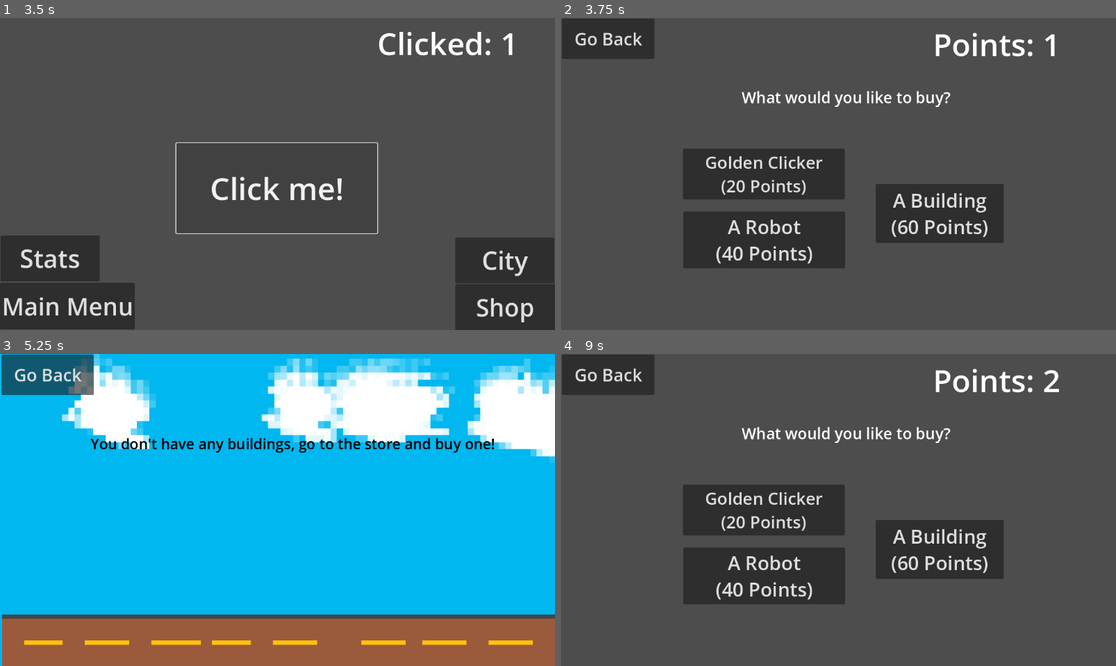
Above: before the commit, frames 1-4 (two rows, left to right).
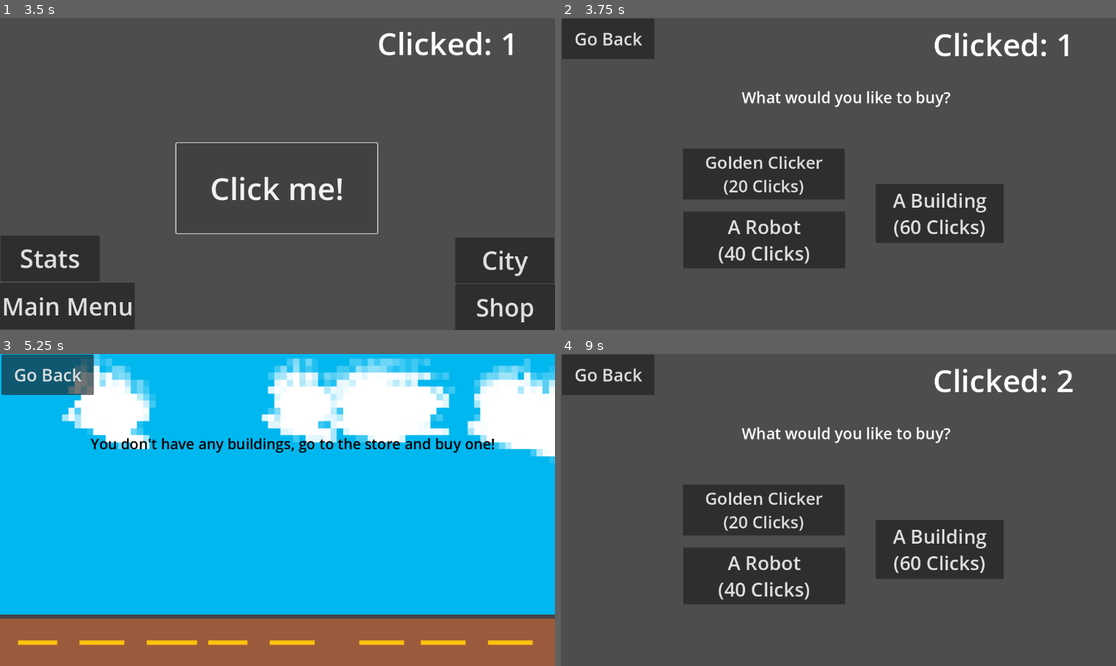
Above: after the commit, the same moments.

Repository: NotTacos2/interface-clicker
Game: Godot game, scene res://mainmenu.tscn
Two runs of this game, one before a commit and one after it. Both use one fixed random seed, a clock stepped at 60 frames per second and the inputs below.
Inputs:
- Up to frame 1 (3.5 s): click "Settings" at 0.5 s; click "Reset Save" at 1.25 s; click "Play" at 2 s; click "Click me!" at 2.75 s
- Up to frame 2 (3.75 s): click "Shop" at 3.5 s
- Up to frame 3 (5.25 s): click "Go Back" at 4.25 s; click "City" at 5 s
- Up to frame 4 (9 s): click "Go Back" at 5.75 s; click "Stats" at 6.5 s; click "Go Back" at 7.25 s; click "Click me!" at 8 s; click "Shop" at 8.75 s

Frame 1 is identical in both runs. In frame 2, 2.3% of the frame differs, in the area x 27-92%, y 4-79%; in frame 3, 0.2%; in frame 4, 2.3%, in the area x 27-93%, y 4-79%.

Commit message:
refactor

Diff:
--- a/cities.gd
+++ b/cities.gd
@@ -6,7 +6,6 @@
 var gain = 0
 var loss = 0
 var amount = 0
-var newamount = 0
 
 # Called when the node enters the scene tree for the first time.
 func _ready() -> void:
@@ -14,6 +13,7 @@
 	$city.visible = false
 	$Label2.visible = false
 	$Button.visible = false
+	$Stock.visible = false
 	var save = config.load("user://clicker.cfg")
 	if save == OK:
 		city = config.get_value("player", "city")
@@ -59,8 +59,8 @@
 		profit = config.get_value("player", "profit")
 
 	if city == 1:
-		newamount = amount + profit
-		config.set_value("player", "score", newamount)
+		amount += profit
+		config.set_value("player", "score", amount)
 		profit = 0
 		config.set_value("player", "profit", profit)
 	config.save("user://clicker.cfg")
--- a/cities.tscn
+++ b/cities.tscn
@@ -1,9 +1,10 @@
-[gd_scene load_steps=5 format=3 uid="uid://cwu8s22ug5ugt"]
+[gd_scene load_steps=6 format=3 uid="uid://cwu8s22ug5ugt"]
 
 [ext_resource type="Script" uid="uid://b63jdxmgffjlo" path="res://cities.gd" id="1_q6ia6"]
 [ext_resource type="Texture2D" uid="uid://16ryr1n1bmox" path="res://city.png" id="2_37aek"]
 [ext_resource type="Texture2D" uid="uid://wxja38d5is1k" path="res://sky.png" id="3_amjoe"]
 [ext_resource type="Texture2D" uid="uid://bfskx4e78cuwb" path="res://cityroad.png" id="4_21cra"]
+[ext_resource type="Texture2D" uid="uid://briyewgi5k42c" path="res://stock.png" id="5_63qm5"]
 
 [node name="Cities" type="Control"]
 layout_mode = 3
@@ -71,6 +72,11 @@
 texture = ExtResource("3_amjoe")
 
 [node name="Cityroad" type="Sprite2D" parent="."]
-position = Vector2(578, 198.00002)
-scale = Vector2(0.7176562, 0.5637499)
+position = Vector2(571.5625, 198.00002)
+scale = Vector2(0.72570306, 0.5637499)
 texture = ExtResource("4_21cra")
+
+[node name="Stock" type="Sprite2D" parent="."]
+position = Vector2(701, 409.625)
+scale = Vector2(0.3440246, 0.32248974)
+texture = ExtResource("5_63qm5")
--- a/citymanage.gd
+++ b/citymanage.gd
@@ -6,17 +6,20 @@
 
 # Called when the node enters the scene tree for the first time.
 func _ready() -> void:
+	var save = config.load("user://clicker.cfg")
+	if save == OK:
+		city = config.get_value("player", "city")
+		amount = config.get_value("player", "score")
 	$Button.pressed.connect(_goback)
 	$Button2.pressed.connect(_sellbuilding)
+	$Button3.visible = false
+	if city == 1:
+		$Button3.visible = true
 
 func _goback():
 	get_tree().change_scene_to_file("res://shop.tscn")
 
 func _sellbuilding():
-	var save = config.load("user://clicker.cfg")
-	if save == OK:
-		city = config.get_value("player", "city")
-		amount = config.get_value("player", "score")
 	if city == 1:
 		amount += 60
 		city -= 1
@@ -24,3 +27,13 @@
 		config.set_value("player", "city", city)
 		config.save("user://clicker.cfg")
 	get_tree().change_scene_to_file("res://shop.tscn")
+
+func _buystock():
+	if amount < 100:
+		$Button4.text = "You don't have any money to buy this"
+		return
+	amount -= 100
+	config.set_value("player", "score", amount)
+	config.set_value("player", "city", 2)
+	config.save("user://clicker.cfg")
+	$Label2.text = "Clicks: " + str(amount)
--- a/citymanage.tscn
+++ b/citymanage.tscn
@@ -22,9 +22,28 @@
 
 [node name="Button2" type="Button" parent="."]
 layout_mode = 0
-offset_left = 406.0
-offset_top = 307.0
-offset_right = 768.0
-offset_bottom = 429.0
+offset_left = 403.0
+offset_top = 217.0
+offset_right = 765.0
+offset_bottom = 339.0
 theme_override_font_sizes/font_size = 48
 text = "Sell Building #1"
+
+[node name="Label2" type="Label" parent="."]
+layout_mode = 0
+offset_left = 706.0
+offset_top = 3.0
+offset_right = 1314.0
+offset_bottom = 99.0
+theme_override_font_sizes/font_size = 64
+text = "Clicked: 0"
+
+[node name="Button3" type="Button" parent="."]
+layout_mode = 0
+offset_left = 313.0
+offset_top = 373.0
+offset_right = 860.0
+offset_bottom = 482.0
+theme_override_font_sizes/font_size = 48
+text = "Buy a Stock Building #2
+$100"
--- a/settings.gd
+++ b/settings.gd
@@ -17,6 +17,7 @@
 	config.set_value("player", "city", 0)
 	config.set_value("player", "profit", 0)
 	config.set_value("player", "totalscore", 0)
+	config.set_value("player", "totalspent", 0)
 	config.set_value("player", "clicked", 0)
 	config.set_value("player", "profittotal", 0)
 	config.set_value("player", "profitloss", 0)
--- a/shop.gd
+++ b/shop.gd
@@ -2,7 +2,6 @@
 
 var config = ConfigFile.new()
 var amount = 0
-var newamount = 0
 var item = 0
 var robot = 0
 var city = 0
@@ -17,20 +16,20 @@
 		city = config.get_value("player", "city")
 	if item >= 1:
 		$Button2.text = "Golden Clicker V2
-		                 (40 Points)"
+		                 (40 Clicks)"
 	if robot >= 1:
 		$Button3.text = "Upgrade Robot
-		                 (60 Points)"
-	if city == 1:
+		                 (60 Clicks)"
+	if city >= 1:
 		$Button4.text = "Manage Buildings"
 	$Button.pressed.connect(_goback)
 	$Button2.pressed.connect(_buygolden)
 	$Button3.pressed.connect(_buyrobot)
-	if city == 1:
+	if city >= 1:
 		$Button4.pressed.connect(_managecity)
 	else:
 		$Button4.pressed.connect(_buycity)
-	$Label2.text = "Points: " + str(amount)
+	$Label2.text = "Clicked: " + str(amount)
 
 func _goback():
 	get_tree().change_scene_to_file("res://control.tscn")
@@ -50,18 +49,18 @@
 		$Button2.text = "You don't have any money to buy this"
 		return
 	if item == 1:
-		newamount = amount - 40
+		amount -= 40
 	else:
-		newamount = amount - 20
-	config.set_value("player", "score", newamount)
+		amount -= 20
+	config.set_value("player", "score", amount)
 	if item == 1:
 		config.set_value("player", "golditem", 2)
 	else:
 		config.set_value("player", "golditem", 1)
 	config.save("user://clicker.cfg")
 	$Button2.text = "Golden Clicker V2
-		                 (40 Points)"
-	$Label2.text = "Points: " + str(newamount)
+		                 (40 Clicks)"
+	$Label2.text = "Clicked: " + str(amount)
 
 func _buycity():
 	var save = config.load("user://clicker.cfg")
@@ -74,11 +73,11 @@
 	if city == 1:
 		$Button4.text = "You already have this"
 		return
-	newamount = amount - 60
-	config.set_value("player", "score", newamount)
+	amount -= 60
+	config.set_value("player", "score", amount)
 	config.set_value("player", "city", 1)
 	config.save("user://clicker.cfg")
-	$Label2.text = "Points: " + str(newamount)
+	$Label2.text = "Clicked: " + str(amount)
 
 func _managecity():
 	get_tree().change_scene_to_file("res://citymanage.tscn")
@@ -98,13 +97,13 @@
 		$Button3.text = "You don't have any money to buy this"
 		return
 	if robot == 1:
-		newamount = amount - 60
+		amount -= 60
 	else:
-		newamount = amount - 40
-	config.set_value("player", "score", newamount)
+		amount -= 40
+	config.set_value("player", "score", amount)
 	if item == 1:
 		config.set_value("player", "robot", 2)
 	else:
 		config.set_value("player", "robot", 1)
 	config.save("user://clicker.cfg")
-	$Label2.text = "Points: " + str(newamount)
+	$Label2.text = "Clicked: " + str(amount)
--- a/shop.tscn
+++ b/shop.tscn
@@ -40,7 +40,7 @@
 offset_bottom = 377.0
 theme_override_font_sizes/font_size = 35
 text = "Golden Clicker
-(20 Points)"
+(20 Clicks)"
 
 [node name="Label2" type="Label" parent="."]
 layout_mode = 0
@@ -59,7 +59,7 @@
 offset_bottom = 520.0
 theme_override_font_sizes/font_size = 40
 text = "A Robot
-(40 Points)"
+(40 Clicks)"
 
 [node name="Button4" type="Button" parent="."]
 layout_mode = 0
@@ -69,4 +69,4 @@
 offset_bottom = 467.0
 theme_override_font_sizes/font_size = 40
 text = "A Building
-(60 Points)"
+(60 Clicks)"
Binary file added: stock.png
Not shown, added: stock.png.import
